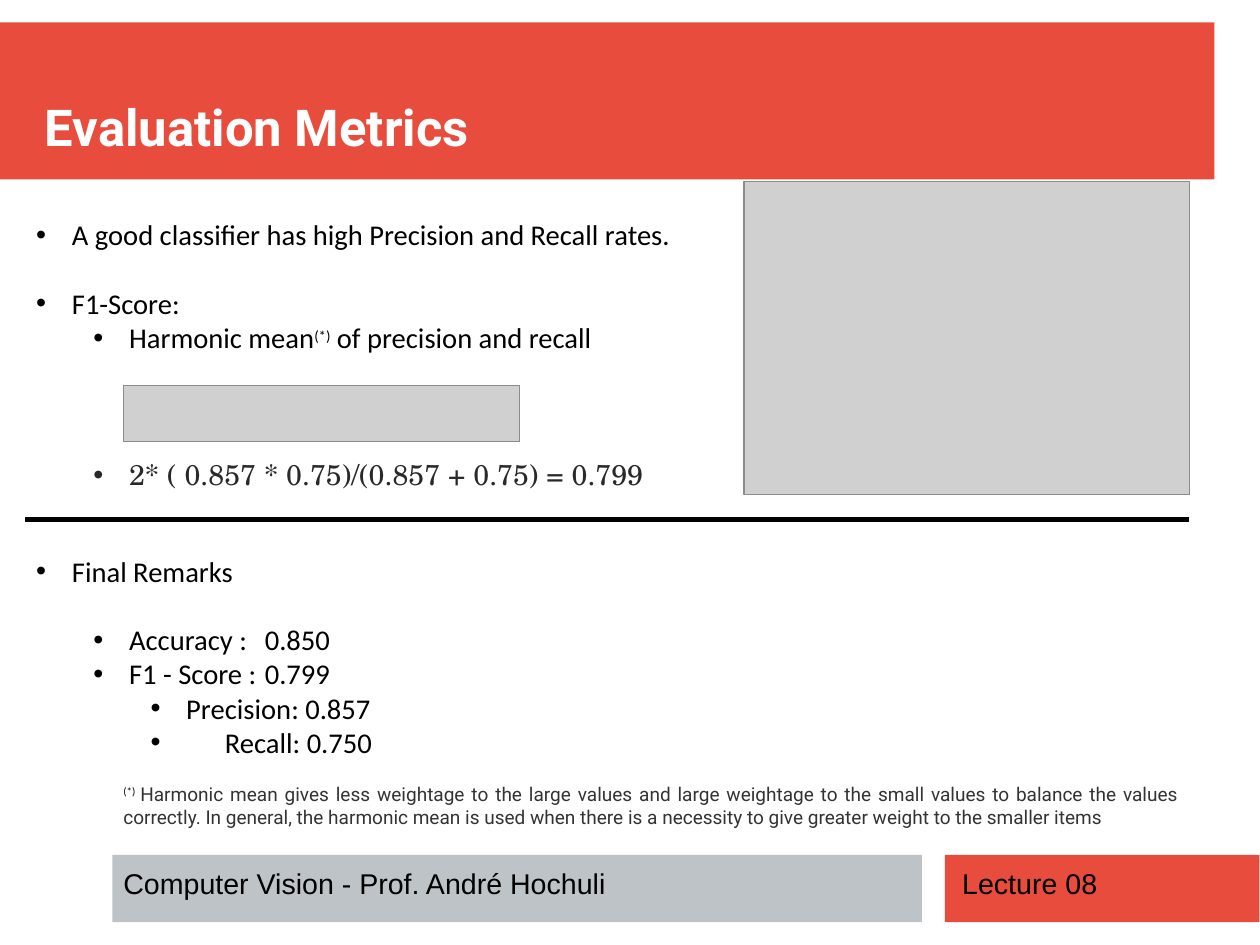
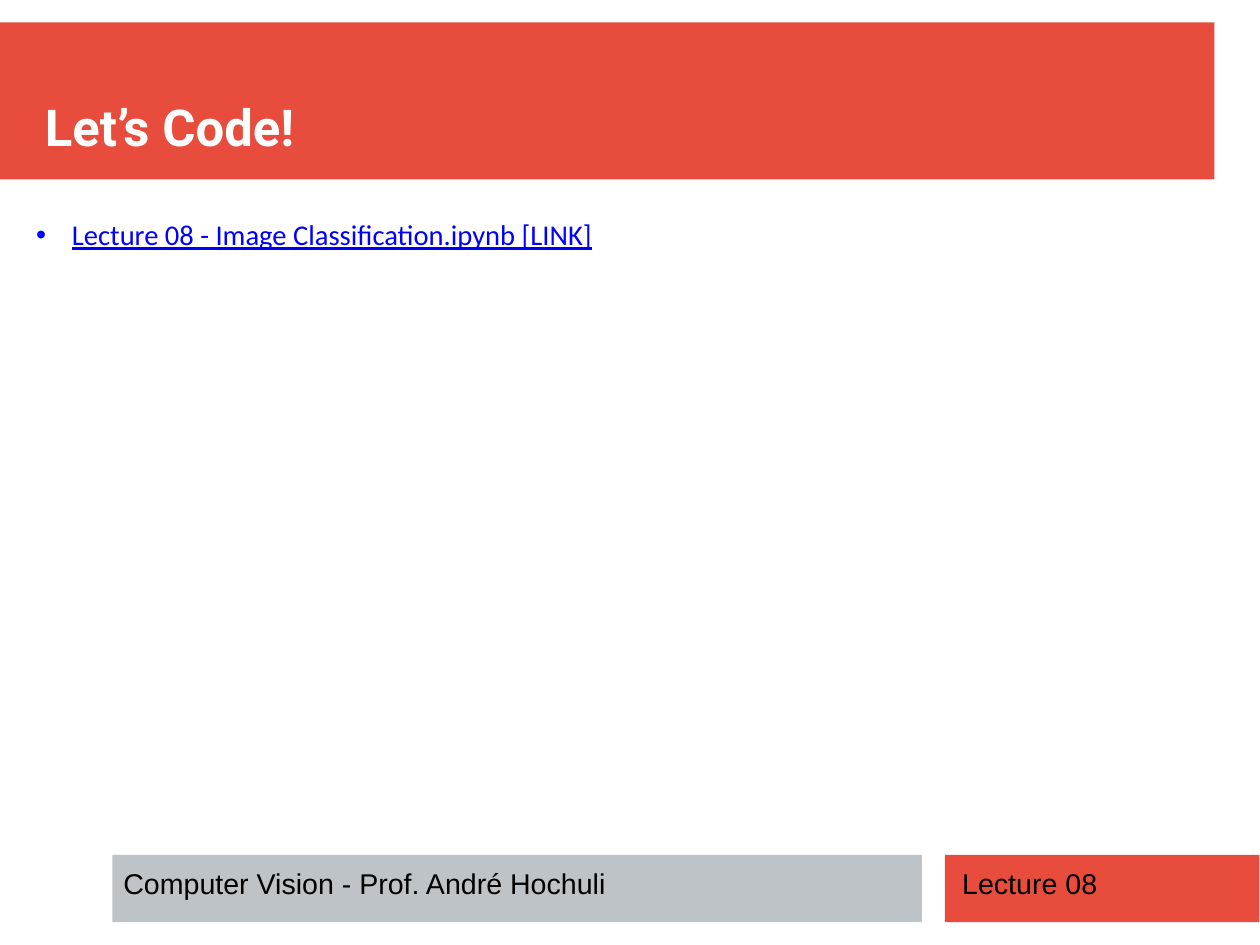
Before and after one commit to andrehochuli/teaching, a slide deck: slide 23 of ComputerVision/Lecture 08 - Classification/Lecture 08 - Classification.pptx. Drawn at 1260x945 pixels with LibreOffice and Linux fonts; fonts in the diff are those of the drawing; grey boxes stand for pictures. Boxes give left, top, right and bottom in pixels: in the first picture for what was removed or moved away, otherwise in the second. Text is boxed around its words. In the diff, an @@ line names an element or a change of style, - is before the commit and + after.

Commit message:
Update Lecture 08

```diff
--- a/ComputerVision/Lecture 08 - Classification/Lecture 08 - Classification.pptx
+++ b/ComputerVision/Lecture 08 - Classification/Lecture 08 - Classification.pptx
@@ text at bbox=[45, 108, 294, 147]: text changed @@
-Evaluation Metrics
+Let’s Code!
@@ picture removed at bbox=[744, 181, 1190, 494] @@
@@ text at bbox=[72, 224, 592, 250]: text changed; text colour #000000 to #0000FF @@
-• A good classifier has high Precision and Recall rates.
-• F1-Score:
-  • Harmonic mean(*) of precision and recall
-  • 2* ( 0.857 * 0.75)/(0.857 + 0.75) = 0.799
+• Lecture 08 - Image Classification.ipynb [LINK]
@@ picture removed at bbox=[123, 385, 520, 441] @@
@@ line removed from (1189, 519) to (25, 519) @@
@@ text removed at bbox=[72, 562, 372, 754] @@
-• Final Remarks
-  • Accuracy : 0.850
-  • F1 - Score : 0.799
-    • Precision: 0.857
-    • Recall: 0.750
@@ text removed at bbox=[123, 786, 1177, 828] @@
-(*) Harmonic mean gives less weightage to the large values and large weightage to the small values to balance the values correctly. In general, the harmonic mean is used when there is a necessity to give greater weight to the smaller items
```
Also in this commit, not shown: 1 other file.
